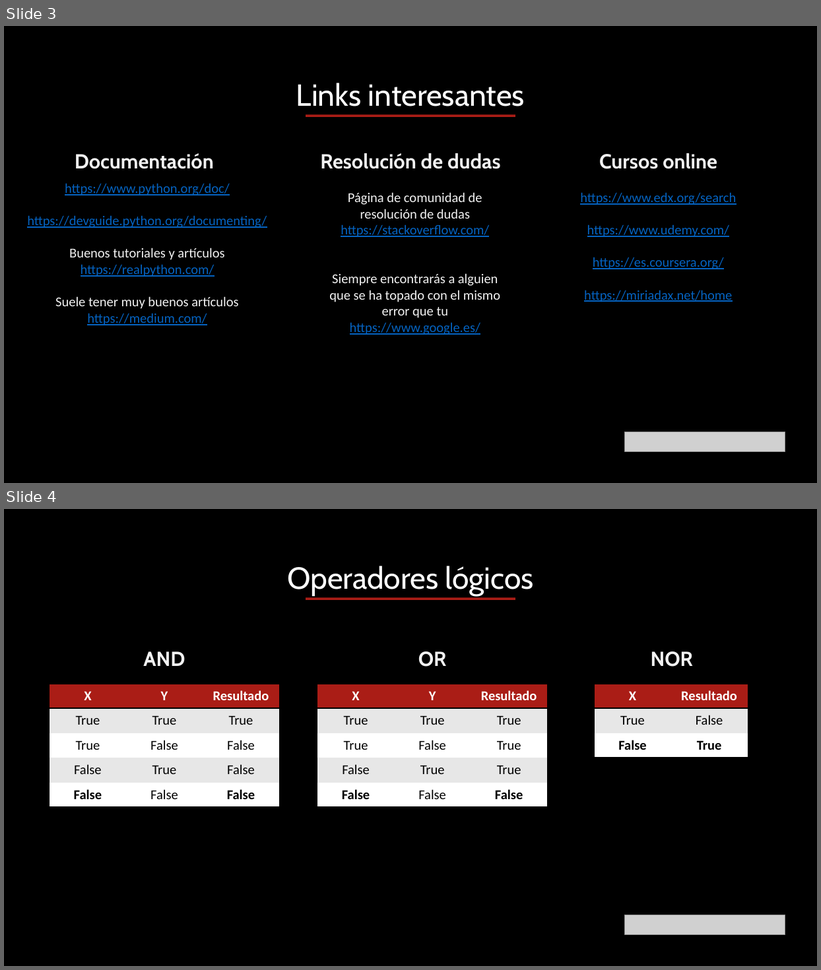
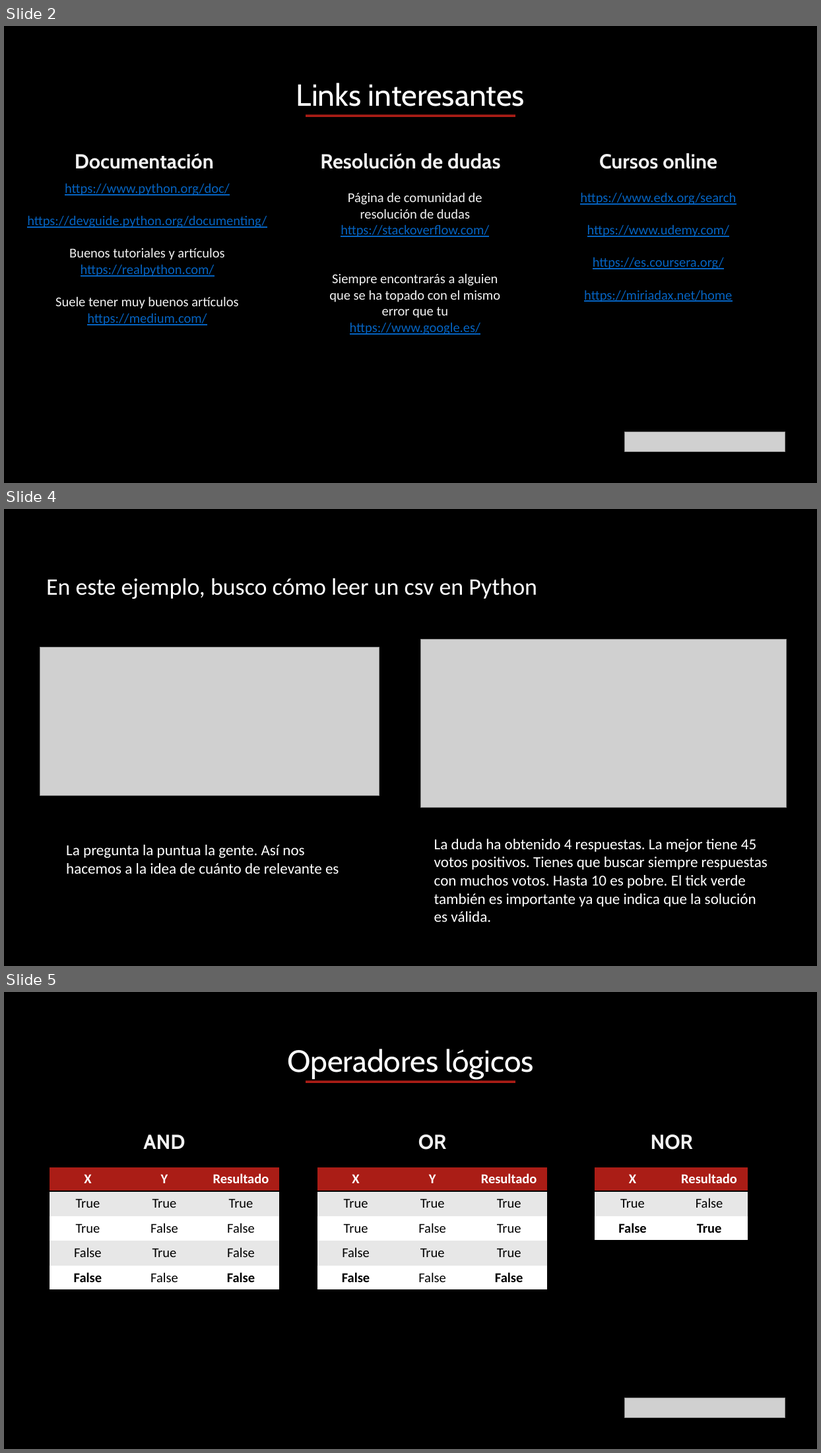
Before and after one commit to miriamdreyer/thebridge, a slide deck: 0_Ramp_Up/documentos/Data Science - Ramp Up - Apoyo.pptx. Shown one above the other, each under a label of ours: slides 3 and 4 before the commit, slides 2, 4 and 5 after it; the slides between them are not shown. The pictures are 821x970 and 821x1453 pixels, drawn with LibreOffice and Linux fonts; fonts in the diff are those of the drawing; grey boxes stand for pictures. Boxes give left, top, right and bottom in pixels: in the first picture for what was removed or moved away, otherwise in the second. Text is boxed around its words. In the diff, an @@ line names an element or a change of style, - is before the commit and + after.

```diff
--- a/0_Ramp_Up/documentos/Data Science - Ramp Up - Apoyo.pptx
+++ b/0_Ramp_Up/documentos/Data Science - Ramp Up - Apoyo.pptx
@@ slide 4 added at bbox=[4, 509, 817, 966], background #000000 @@
@@ text added at bbox=[46, 578, 537, 599], 28 pt, text #FFFFFF @@
+En este ejemplo, busco cómo leer un csv en Python
@@ picture added at bbox=[420, 640, 787, 808] @@
@@ picture added at bbox=[40, 648, 379, 796] @@
@@ text added at bbox=[66, 845, 339, 874], 18 pt, text #FFFFFF @@
+La pregunta la puntua la gente. Así nos hacemos a la idea de cuánto de relevante es
@@ text added at bbox=[434, 839, 768, 922], 18 pt, text #FFFFFF @@
+La duda ha obtenido 4 respuestas. La mejor tiene 45 votos positivos. Tienes que buscar siempre respuestas con muchos votos. Hasta 10 es pobre. El tick verde también es importante ya que indica que la solución es válida.
@@ what was slide 3 is now slide 2 @@
@@ what was slide 4 is now slide 5 @@
```
Also in this commit, not shown: 1 other slide added, 1 slide removed, 3 other files.
